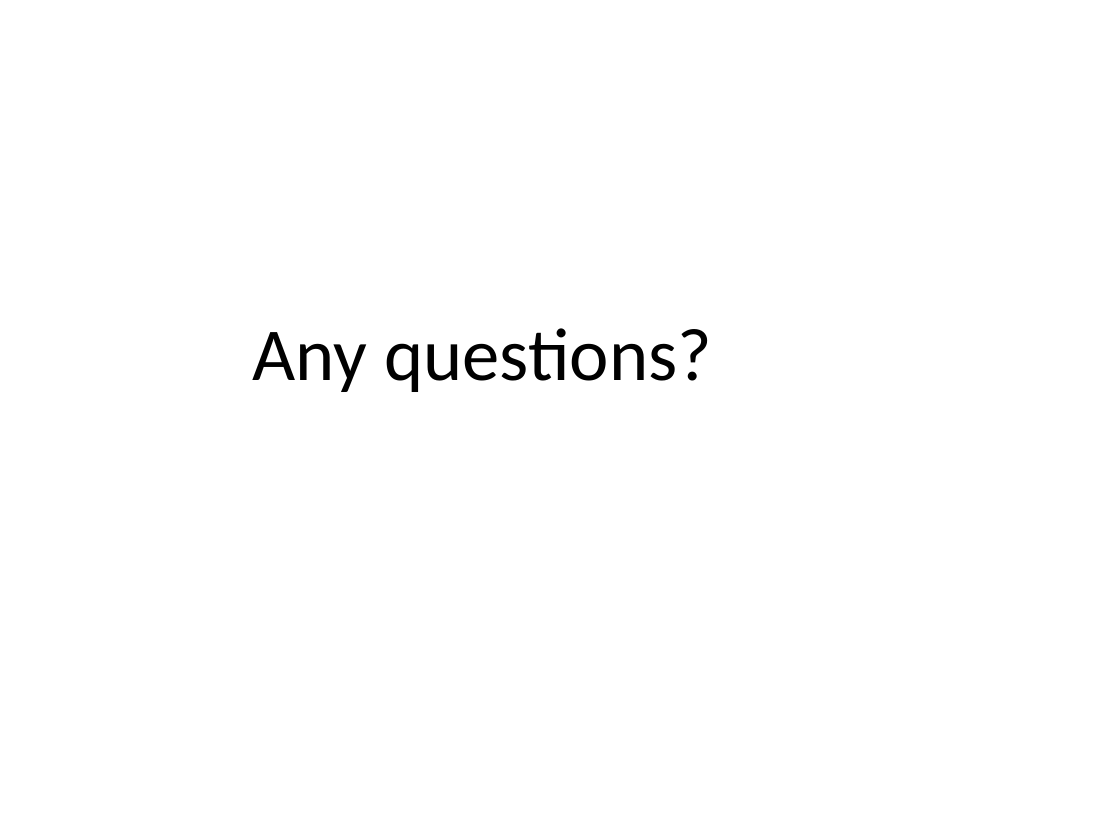
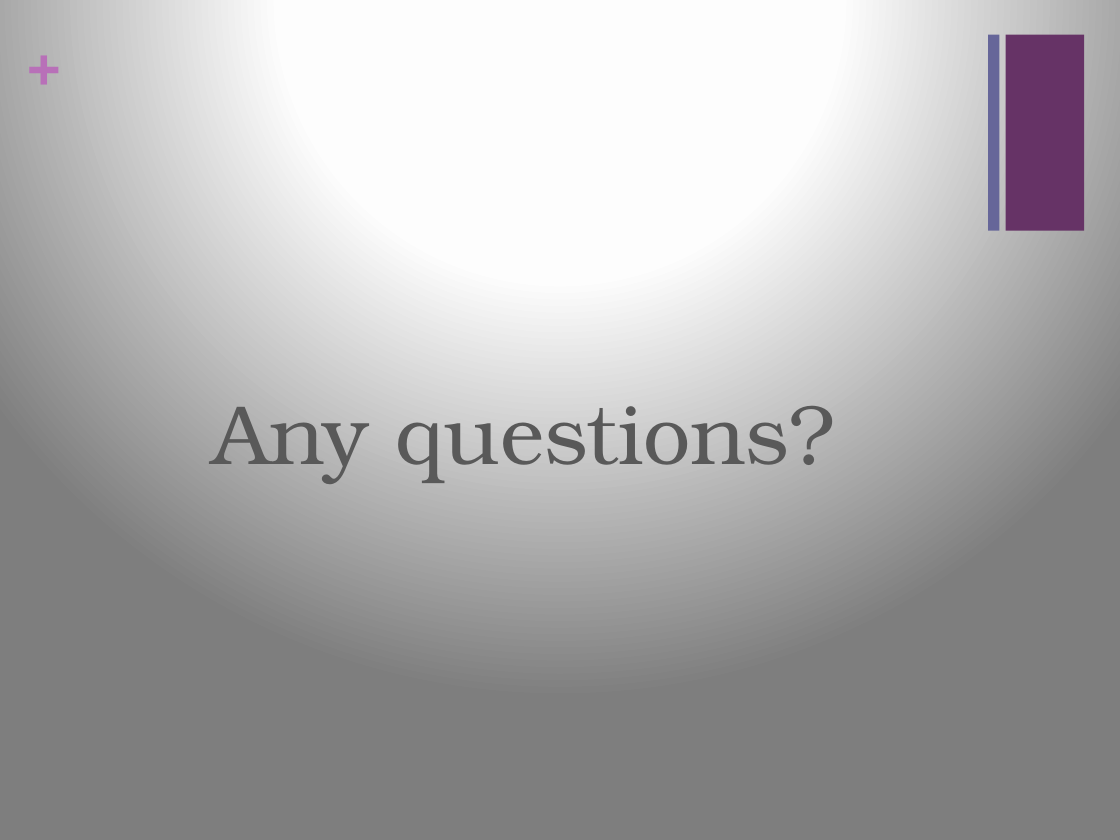
Before and after one commit to dpetousis/test, a slide deck: slide 10 of LBS Presentation.pptx. Drawn at 1120x840 pixels with LibreOffice and Linux fonts; fonts in the diff are those of the drawing. Boxes give left, top, right and bottom in pixels: in the first picture for what was removed or moved away, otherwise in the second. Text is boxed around its words. In the diff, an @@ line names an element or a change of style, - is before the commit and + after.

```diff
--- a/LBS Presentation.pptx
+++ b/LBS Presentation.pptx
@@ background #FFFFFF to gradient #FFFFFF to #FEFEFE to #7F7F7F @@
@@ text added at [27,28,59,96], 36 pt, text #B870B8, bold @@
++
@@ rectangle added at [988,35,999,231], fill #666699 @@
@@ rectangle added at [1006,35,1084,231], fill #663366 @@
@@ text "Any questions?": place and size @@
-text "Any questions?" at [253,328,712,392]
+text "Any questions?" at [213,406,835,483]
@@ text "Any questions?" at [213,406,835,483]: size 48 to 54 pt, font Calibri to TeX Gyre Bonum, text colour #000000 to #595959; alignment left to centre; more space between paragraphs @@
```
Also in this commit, not shown: 8 other slides changed, 1 slide added, 1 slide removed.
